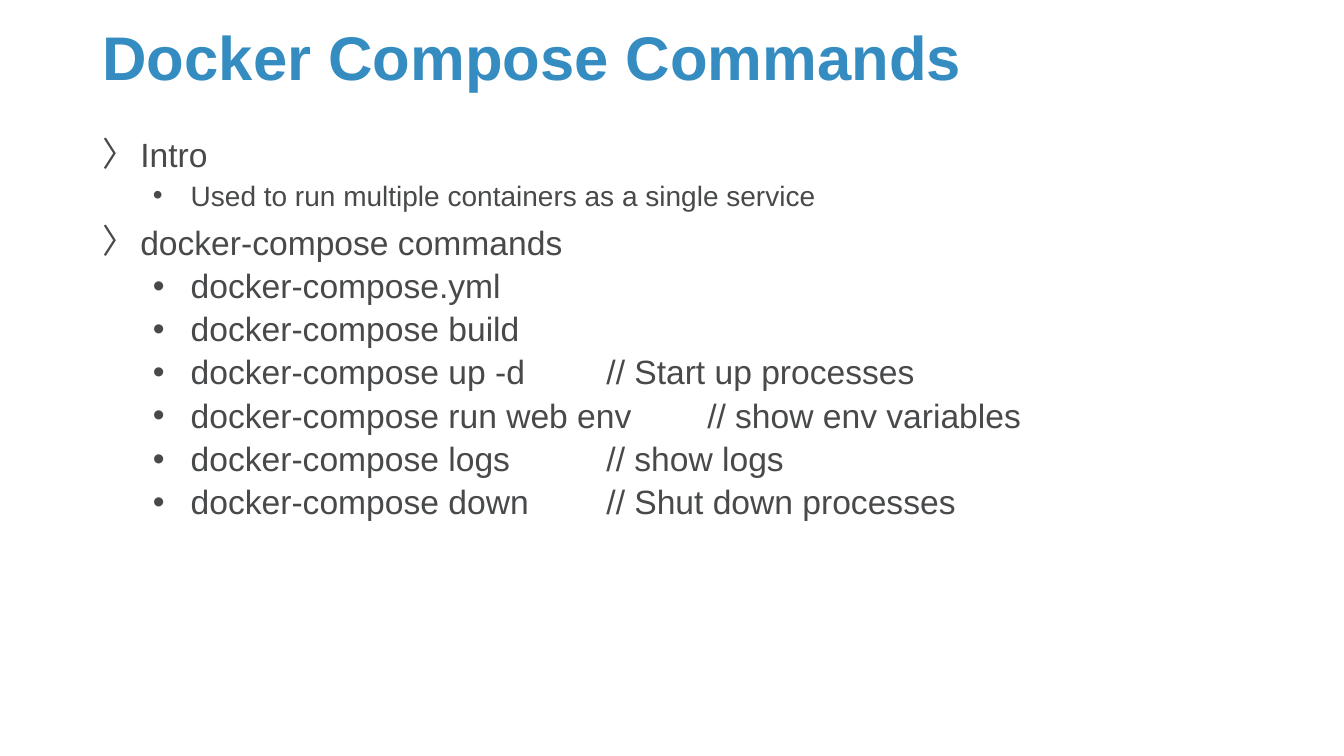
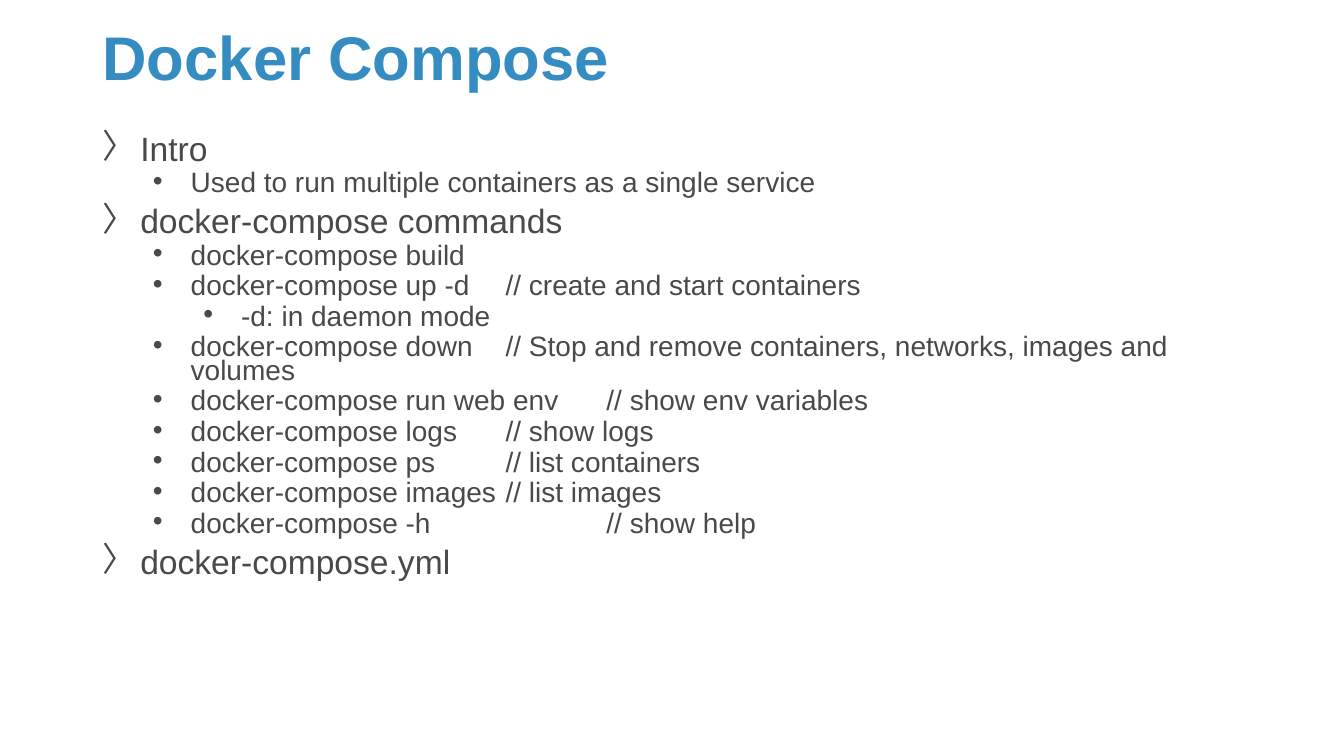
Before and after one commit to Sparks-Lu/TechNotes, a slide deck: slide 12 of Docker-Notes.pptx (slide 8 before the commit). Drawn at 1344x756 pixels with LibreOffice and Linux fonts; fonts in the diff are those of the drawing; background and template pictures are left out. Boxes give left, top, right and bottom in pixels: in the first picture for what was removed or moved away, otherwise in the second. Text is boxed around its words. In the diff, an @@ line names an element or a change of style, - is before the commit and + after.

```diff
--- a/Docker-Notes.pptx
+++ b/Docker-Notes.pptx
@@ title at [102,35,608,92]: text changed @@
-Docker Compose Commands
+Docker Compose
@@ text at [140,138,868,446]: size 24 to 20 pt in "docker-compose build", "docker-compose run web env // show env ...", "docker-compose logs // show logs"; line spacing 0.9 to 0.7 @@
@@ text at [191,273,501,305]: paragraph removed @@
-  • docker-compose.yml
@@ text at [191,274,1168,381]: text changed; size 24 to 20 pt @@
-  • docker-compose up -d // Start up processes
+  • docker-compose up -d // create and start containers
+    • -d: in daemon mode
+  • docker-compose down // Stop and remove containers, networks, images and volumes
@@ text at [140,451,756,581]: text changed; size 24 to 20 pt @@
-  • docker-compose down // Shut down processes
+  • docker-compose ps // list containers
+  • docker-compose images // list images
+  • docker-compose -h // show help
+〉 docker-compose.yml
```
Also in this commit, not shown: 4 other slides changed, 4 slides added, 3 other files.
